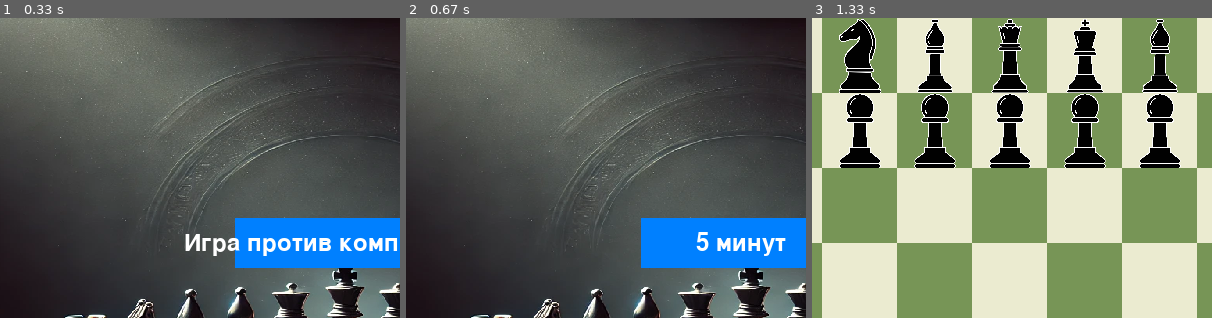
Above: before the commit, frames 1-3 (left to right).
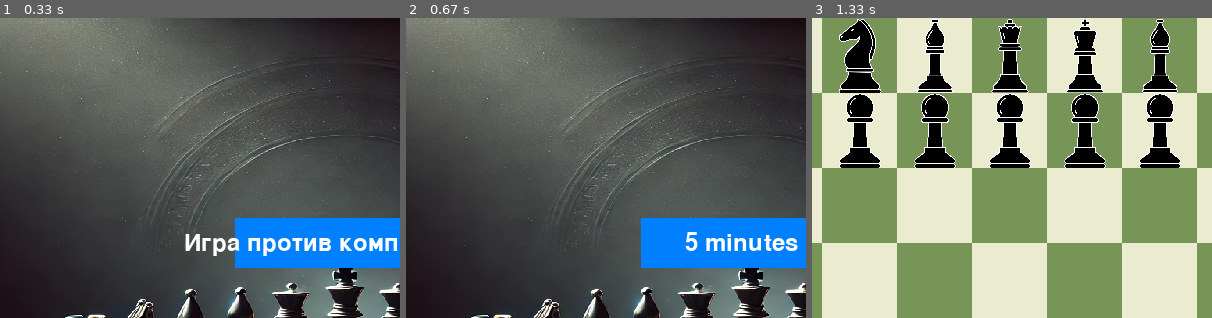
Above: after the commit, the same moments.

Repository: DecidedViewerDumb/ChessPyGame
Game: pygame game, started from main.py
Same seed, same stepped clock (60 frames per second), same inputs: the game is played once before the commit and once after it.
Inputs (mouse positions are % of the whole screen's width and height, from its top left):
- Up to frame 1 (0.33 s): no input
- Up to frame 2 (0.67 s): click (50, 50) at 0.38 s
- Up to frame 3 (1.33 s): click (50, 56) at 0.72 s
The pictures show only the part of the screen within x 8-58%, y 0-50%; the shares and areas given below are measured in that part.

Frame 1 is identical in both runs. In frame 2, 0.9% of the frame differs, in the area x 69-98%, y 71-80%; in frame 3, nothing differs.

Commit message:
Test commit

Diff:
--- a/main.py
+++ b/main.py
@@ -70,7 +70,7 @@
     # Создание кнопок для выбора таймера
     font = pygame.font.Font(None, 36)
     buttons = [
-        Button(200, 200, 50, "5 минут", font, (0, 128, 255), (0, 255, 128), (255, 255, 255), screen_width),
+        Button(200, 200, 50, "5 minutes", font, (0, 128, 255), (0, 255, 128), (255, 255, 255), screen_width),
         Button(300, 200, 50, "10 минут", font, (0, 128, 255), (0, 255, 128), (255, 255, 255), screen_width),
         Button(400, 200, 50, "15 минут", font, (0, 128, 255), (0, 255, 128), (255, 255, 255), screen_width),
     ]
